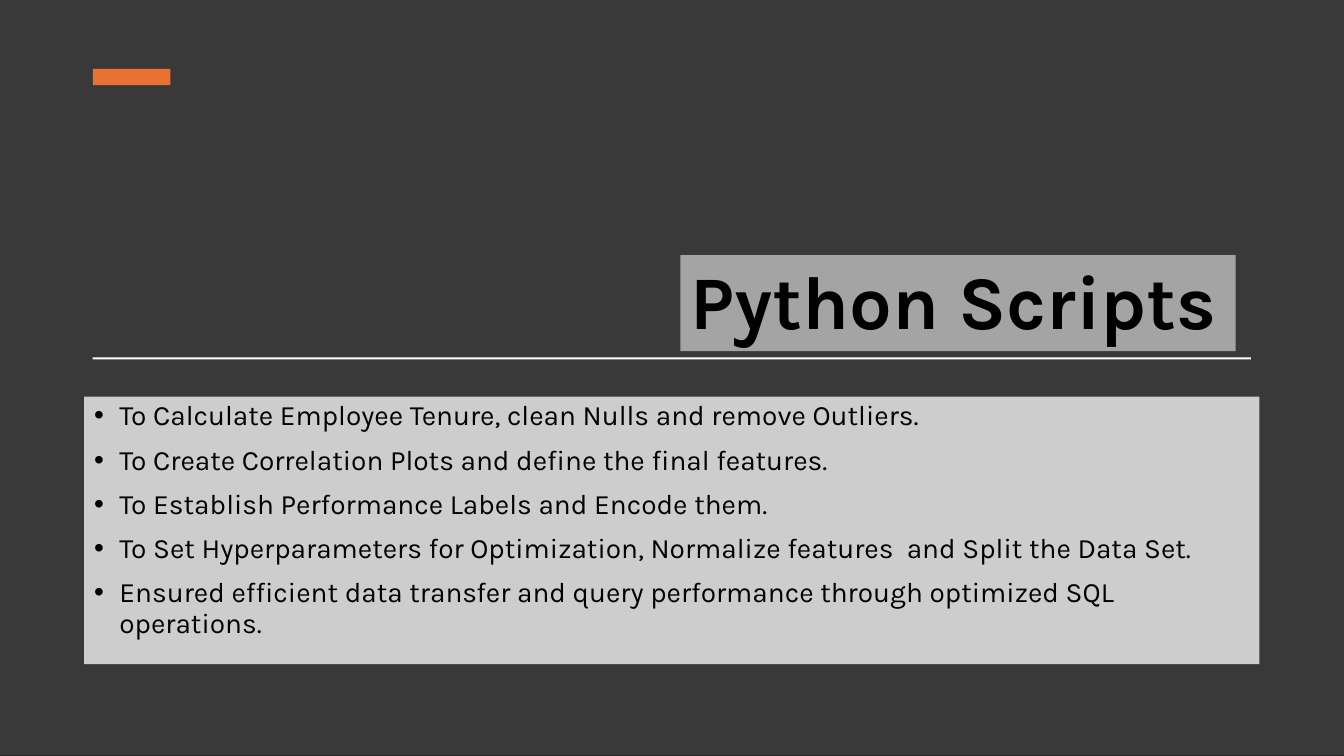
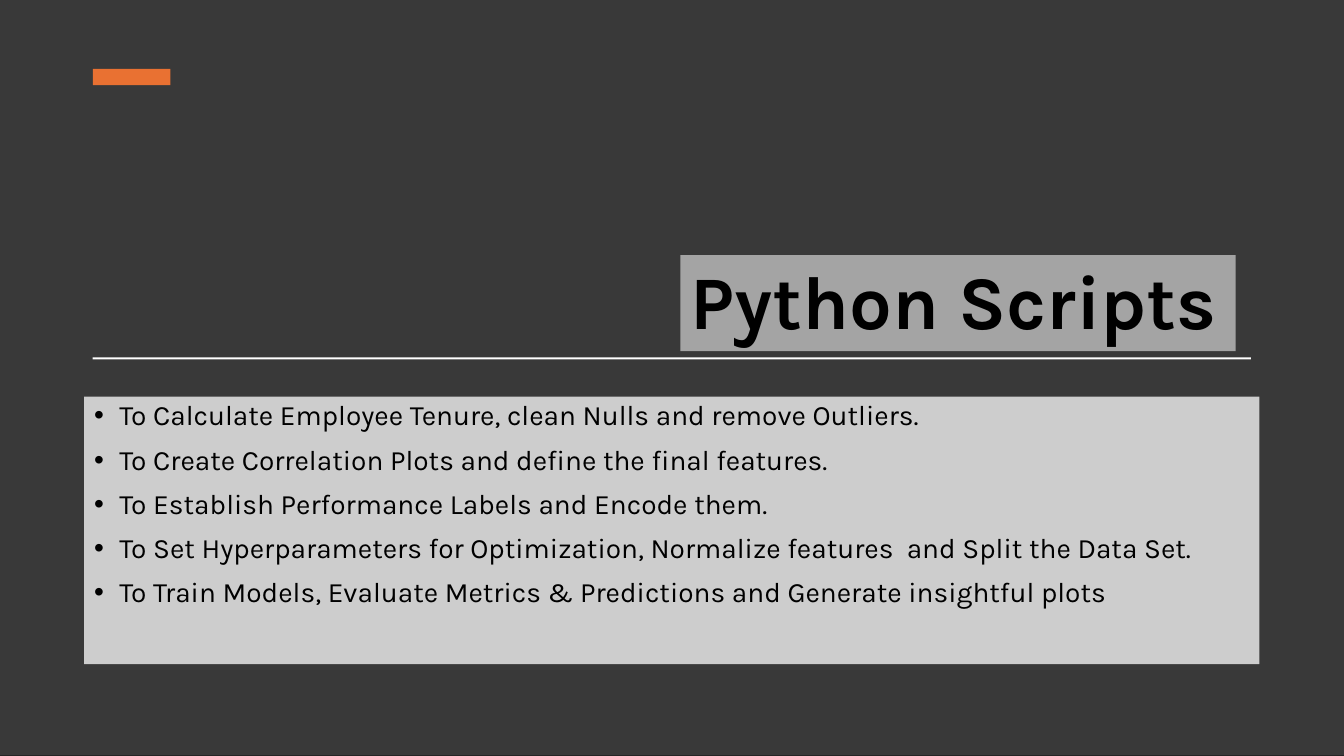
Before and after one commit to Konstant-gk/Chinook_Project, a slide deck: slide 9 of Chinook_Presentation/Project_Future_Chinook_Presentation.pptx. Drawn at 1344x756 pixels with LibreOffice and Linux fonts; fonts in the diff are those of the drawing; background and template pictures are left out. Boxes give left, top, right and bottom in pixels: in the first picture for what was removed or moved away, otherwise in the second. Text is boxed around its words. In the diff, an @@ line names an element or a change of style, - is before the commit and + after.

```diff
--- a/Chinook_Presentation/Project_Future_Chinook_Presentation.pptx
+++ b/Chinook_Presentation/Project_Future_Chinook_Presentation.pptx
@@ text at [119, 582, 1106, 609]: text changed @@
-• Ensured efficient data transfer and query performance through optimized SQL operations.
+• To Train Models, Evaluate Metrics & Predictions and Generate insightful plots
```
Also in this commit, not shown: 1 other slide changed, 5 slides added, 7 slides removed.
